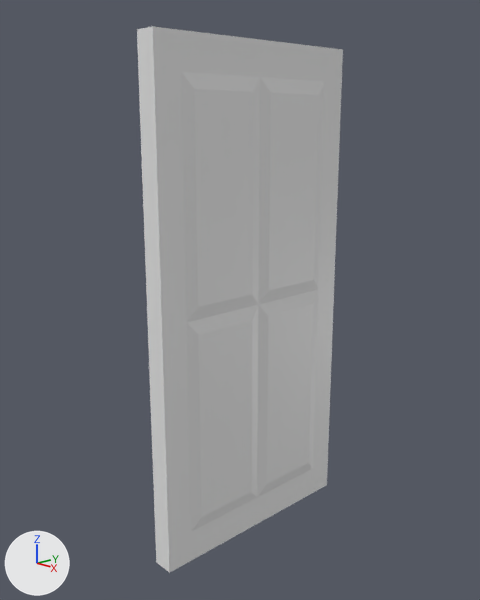
One commit to the Blender file Models/Door.blend: the scene before it, then after it.
The view is the same before and after, from a 50 mm lens placed at (4.32, -4.21, 3.92), pointed at (-0.07, -0.07, 2.35). Arrows for +X, +Y and +Z are at lower left; the lights stay in place.
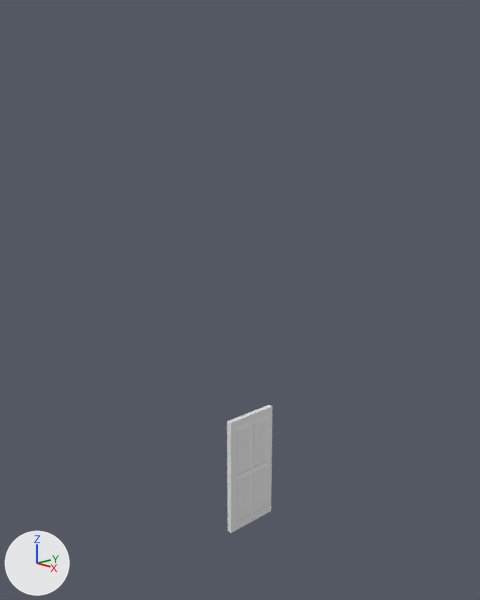
Edits to the scene script, one JSON object a line:
```json
{"block": "me_cube", "where": "# used by ob_cube; location = (0.0, 0.0, 1.32); scale = (1.0, 0.851, 1.0)"}
{"op": "remove", "block": "me_cube", "code": "me_cube.from_pydata(...)  # 44 vertices, 39 faces; spans x 0.0..0.13, y -1.3..0.0, z -1.3..3.3"}
{"op": "add", "block": "me_cube", "code": "me_cube.from_pydata(...)  # 122 vertices, 134 faces; spans x -0.13..0.13, y -1.3..1.3, z -1.3..3.3"}
{"block": "me_cube", "change": "me_cube part 1"}
{"block": "me_cube", "change": "11 faces are deleted"}
{"block": "me_cube", "change": "18 vertices are added at x -0.13..0.13, y -0.12..1.3, z -0.88..2.88"}
{"block": "me_cube", "change": "16 new vertices lie (-0.1, 0.0, 0.0) away from vertices in x 0.0, y -1.3..0.0, z -1.3..3.3"}
{"block": "me_cube", "change": "17 new vertices lie (0.0, 1.0, 0.0) away from vertices in x -0.1..0.1, y 0.0, z -1.3..3.3"}
{"block": "me_cube", "change": "13 new vertices lie (0.0, 0.3, 0.0) away from vertices in x -0.1..0.1, y -1.3..1.0, z -1.3..3.0"}
{"block": "me_cube", "change": "6 new vertices lie (0.0, 0.0, 0.3) away from vertices in x -0.1..0.1, y 1.0..1.3, z 3.0"}
{"block": "me_cube", "change": "8 new vertices lie (0.0, -0.76, 0.0) away from vertices in x -0.13, y -0.12..0.88, z -0.88..2.88"}
{"block": "me_cube", "change": "106 new faces join them"}
{"op": "remove", "block": "ob_cube", "code": "_m = ob_cube.modifiers.new('Mirror', 'MIRROR')"}
{"op": "remove", "block": "ob_cube", "code": "_m.use_axis = (True, True, False)"}
{"op": "set", "path": "ob_cube.location", "old": "(0.0, 0.0, 1.32)", "new": "(0.0, 0.0, 0.35)"}
{"op": "set", "path": "ob_cube.scale", "old": "(1.0, 0.851, 1.0)", "new": "(0.257, 0.219, 0.257)"}
```

Pixel boxes (x1, y1, x2, y2) of what changed, in the pictures (480 x 600 px):
```json
{"object": "Cube", "change": "reshaped, moved, rescaled, modifiers changed", "before": [137, 26, 343, 573], "after": [227, 405, 273, 533], "on screen": "77% narrower, 76% shorter"}
{"part": 1, "of": "me_cube", "change": "built on", "after": [227, 405, 273, 531]}
```
